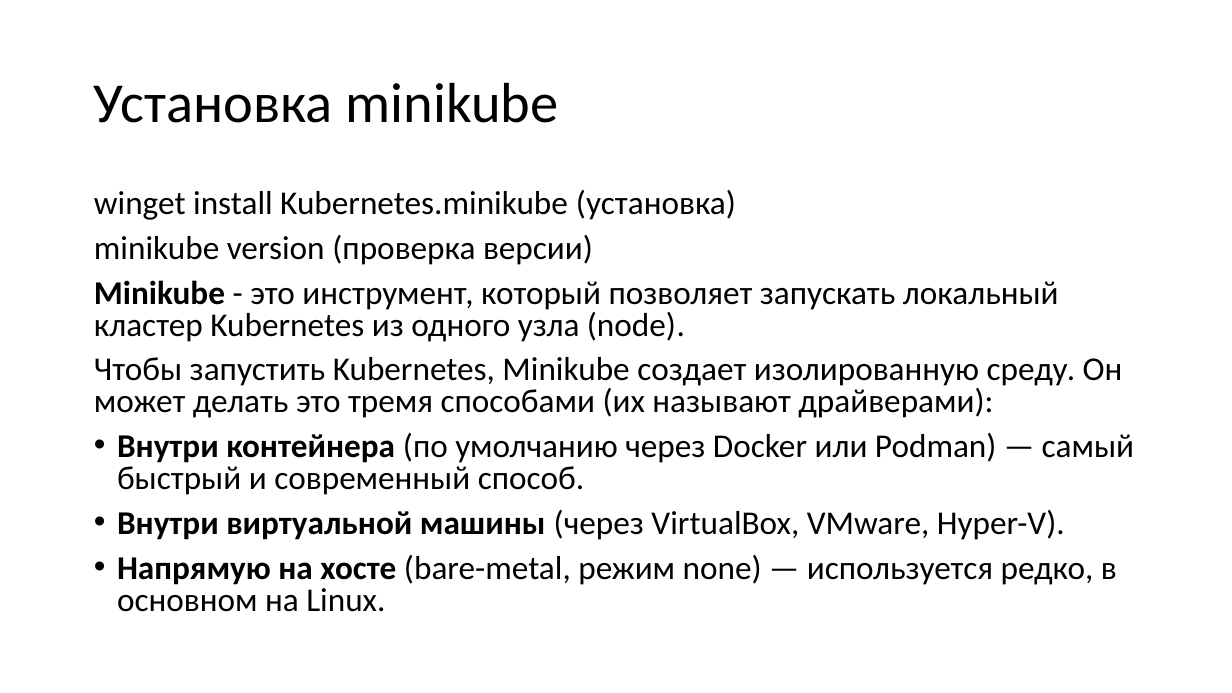
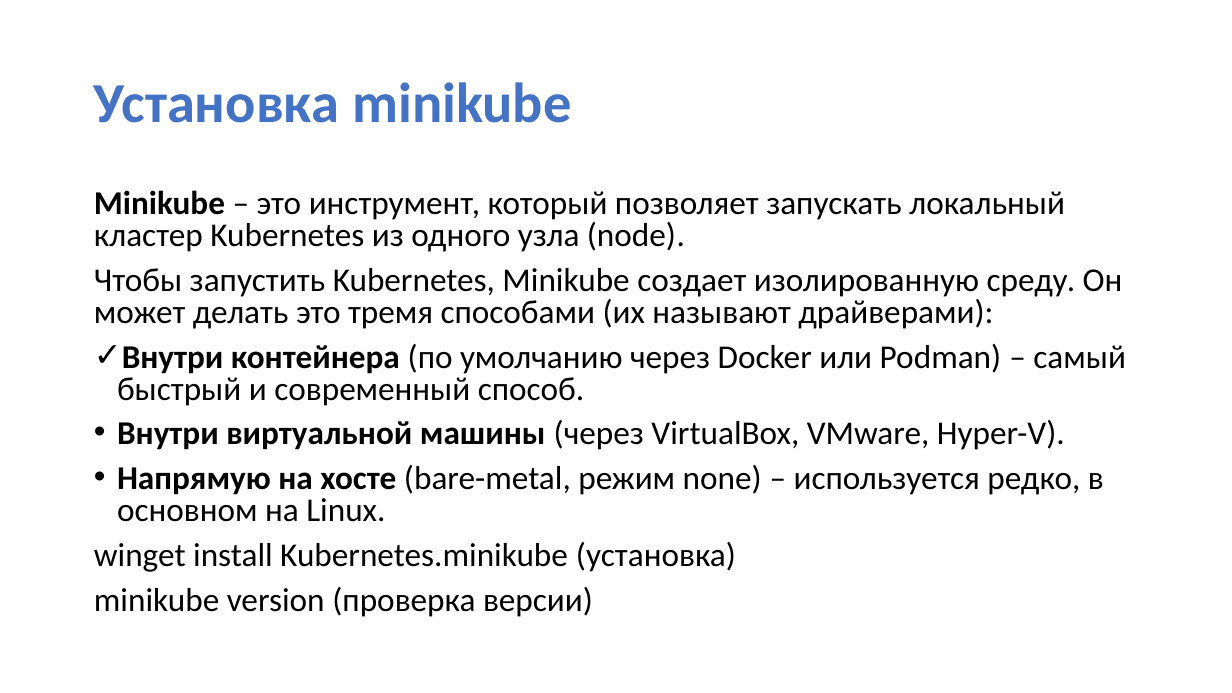
Before and after one commit to SobinaAA/K8S, a slide deck: slide 5 of slides/lab.pptx. Drawn at 1232x693 pixels with LibreOffice and Linux fonts; fonts in the diff are those of the drawing; background and template pictures are left out. Boxes give left, top, right and bottom in pixels: in the first picture for what was removed or moved away, otherwise in the second. Text is boxed around its words. In the diff, an @@ line names an element or a change of style, - is before the commit and + after.

```diff
--- a/slides/lab.pptx
+++ b/slides/lab.pptx
@@ title "Установка minikube" at [94, 82, 571, 123]: text colour #000000 to #4472C4, bold on @@
@@ text at [94, 190, 1126, 522]: paragraphs added @@
+Minikube – это инструмент, который позволяет запускать локальный кластер Kubernetes из одного узла (node).
+Чтобы запустить Kubernetes, Minikube создает изолированную среду. Он может делать это тремя способами (их называют драйверами):
+✓ Внутри контейнера (по умолчанию через Docker или Podman) – самый быстрый и современный способ.
+• Внутри виртуальной машины (через VirtualBox, VMware, Hyper-V).
+• Напрямую на хосте (bare-metal, режим none) – используется редко, в основном на Linux.
@@ text at [94, 280, 1135, 612]: paragraphs removed @@
-Minikube - это инструмент, который позволяет запускать локальный кластер Kubernetes из одного узла (node).
-Чтобы запустить Kubernetes, Minikube создает изолированную среду. Он может делать это тремя способами (их называют драйверами):
-• Внутри контейнера (по умолчанию через Docker или Podman) — самый быстрый и современный способ.
-• Внутри виртуальной машины (через VirtualBox, VMware, Hyper-V).
-• Напрямую на хосте (bare-metal, режим none) — используется редко, в основном на Linux.
```
Also in this commit, not shown: 18 other slides changed, 1 slide added, 4 slides removed, 1 other file.
